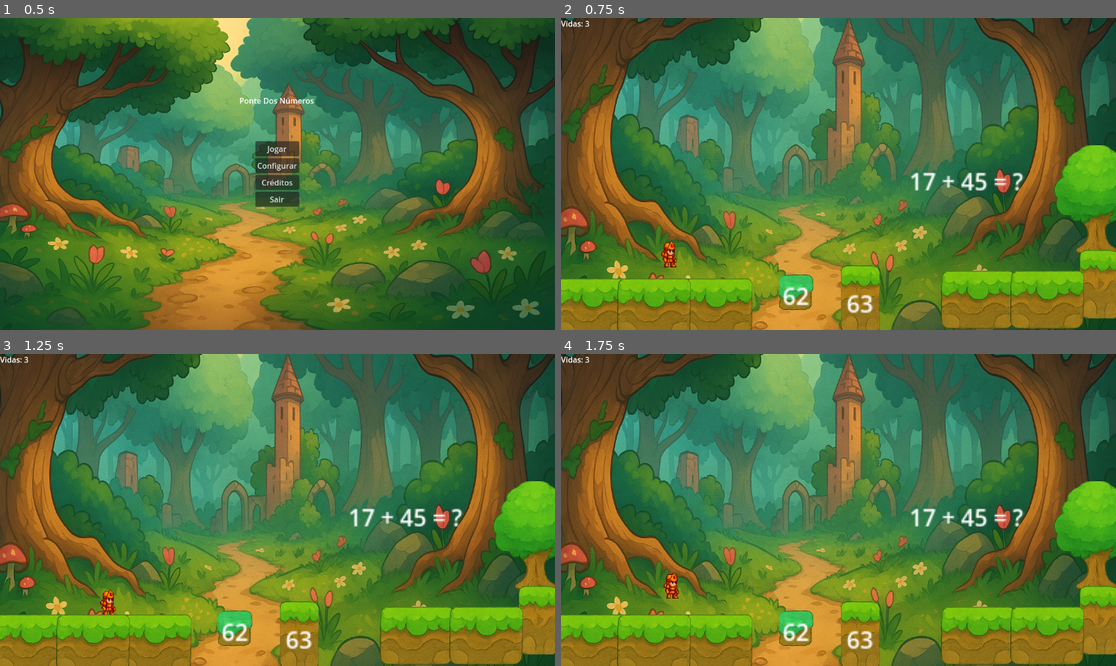
Above: before the commit, frames 1-4 (two rows, left to right).
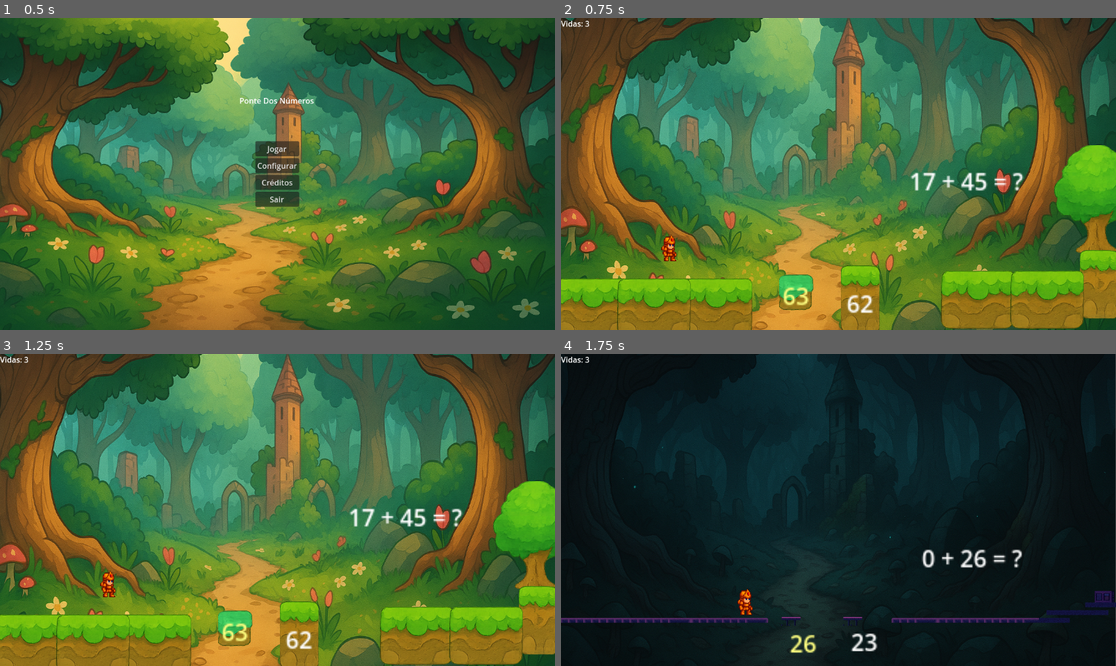
Above: after the commit, the same moments.

Repository: JoaooHolanda/ponte_dos_numeros
Game: Godot game, scene res://Cenas/mainMenu.tscn
Two runs of this game, one before a commit and one after it. Both use one fixed random seed, a clock stepped at 60 frames per second and the inputs below.
Inputs:
- Up to frame 1 (0.5 s): no input
- Up to frame 2 (0.75 s): click "Jogar" at 0.5 s
- Up to frame 3 (1.25 s): no input
- Up to frame 4 (1.75 s): tap Enter (selecionar) at 1.25 s; hold D (direita) from 1.28 s (still down); hold Enter (selecionar) from 1.28 s (still down); tap Up (jump) at 1.52 s

Frame 1 is identical in both runs. In frame 2, 0.4% of the frame differs, in the area x 18-57%, y 69-95%; in frame 3, 0.5%; in frame 4, 100%, in the area x 0-100%, y 0-100%.

Commit message:
adicionada navegação por teclado para seleção de respostas

Diff:
--- a/Cenas/fase_1.tscn
+++ b/Cenas/fase_1.tscn
@@ -63,6 +63,20 @@
 anchors_preset = -1
 anchor_right = 0.355
 anchor_bottom = 0.415
+offset_left = 460.0
+offset_top = 542.0
+offset_right = 464.8
+offset_bottom = 548.4
+scale = Vector2(3, 3)
+text = "25"
+horizontal_alignment = 1
+vertical_alignment = 1
+
+[node name="opcao2" type="Label" parent="centralLabels"]
+layout_mode = 1
+anchors_preset = -1
+anchor_right = 0.355
+anchor_bottom = 0.415
 offset_left = 593.0
 offset_top = 558.0
 offset_right = 598.8
@@ -72,20 +86,6 @@
 horizontal_alignment = 1
 vertical_alignment = 1
 
-[node name="opcao2" type="Label" parent="centralLabels"]
-layout_mode = 1
-anchors_preset = -1
-anchor_right = 0.355
-anchor_bottom = 0.415
-offset_left = 460.0
-offset_top = 542.0
-offset_right = 464.8
-offset_bottom = 548.4
-scale = Vector2(3, 3)
-text = "25"
-horizontal_alignment = 1
-vertical_alignment = 1
-
 [node name="vidas" type="Label" parent="centralLabels"]
 layout_mode = 0
 offset_right = 40.0
--- a/Cenas/fase_2.tscn
+++ b/Cenas/fase_2.tscn
@@ -343,6 +343,20 @@
 anchors_preset = -1
 anchor_right = 0.355
 anchor_bottom = 0.415
+offset_left = 454.0
+offset_top = 542.0
+offset_right = 473.0
+offset_bottom = 565.0
+scale = Vector2(3, 3)
+text = "25"
+horizontal_alignment = 1
+vertical_alignment = 1
+
+[node name="opcao2" type="Label" parent="centralLabels"]
+layout_mode = 1
+anchors_preset = -1
+anchor_right = 0.355
+anchor_bottom = 0.415
 offset_left = 581.0
 offset_top = 539.0
 offset_right = 600.0
@@ -352,20 +366,6 @@
 horizontal_alignment = 1
 vertical_alignment = 1
 
-[node name="opcao2" type="Label" parent="centralLabels"]
-layout_mode = 1
-anchors_preset = -1
-anchor_right = 0.355
-anchor_bottom = 0.415
-offset_left = 454.0
-offset_top = 542.0
-offset_right = 473.0
-offset_bottom = 565.0
-scale = Vector2(3, 3)
-text = "25"
-horizontal_alignment = 1
-vertical_alignment = 1
-
 [node name="vidas" type="Label" parent="centralLabels"]
 layout_mode = 0
 offset_right = 40.0
--- a/scripts/fase1.gd
+++ b/scripts/fase1.gd
@@ -11,12 +11,33 @@
 var resposta_certa = 0
 var tipo_operacao = "+"
 var vidas = 3
+var indice_selecionado = 0 # 0 = opcao1, 1 = opcao2
 
 func _ready():
 	gerar_equacao()
 	atualizar_vidas()
 
-# Gera equação aleatória de soma ou subtração sem resultado negativo
+func _process(delta):
+	atualizar_selecao()
+
+func _input(event):
+	if event.is_action_pressed("direita") or event.is_action_pressed("ui_right"):
+		indice_selecionado = min(indice_selecionado + 1, 1)
+	elif event.is_action_pressed("esquerda") or event.is_action_pressed("ui_left"):
+		indice_selecionado = max(indice_selecionado - 1, 0)
+	elif event.is_action_pressed("selecionar") and jogador.pode_escolher:
+		var opcao_escolhida = [label_opcao1, label_opcao2][indice_selecionado]
+		var valor = int(opcao_escolhida.text)
+		if valor == resposta_certa:
+			tocar_acerto()
+			print("Resposta correta:", valor)
+			get_tree().change_scene_to_file("res://Cenas/fase_2.tscn")
+		else:
+			tocar_erro()
+			vidas -= 1
+			atualizar_vidas()
+		jogador.pode_escolher = true
+
 func gerar_equacao():
 	var a = randi() % 50
 	var b = randi() % 50
@@ -26,7 +47,6 @@
 		resposta_certa = a + b
 	else:
 		tipo_operacao = "-"
-		# garante que a >= b para evitar resultado negativo
 		if a < b:
 			var temp = a
 			a = b
@@ -44,31 +64,13 @@
 
 	label_opcao1.text = str(valores[0])
 	label_opcao2.text = str(valores[1])
+	indice_selecionado = 0 # reinicia seleção
 
-# Verifica se o jogador escolheu a resposta certa
-func check_answer(posicao_jogador):
-	for opcao in [label_opcao1, label_opcao2]:
-		if opcao.get_global_rect().has_point(posicao_jogador):
-			var valor = int(opcao.text)
-			if valor == resposta_certa:
-				tocar_acerto()
-				jogador.position.x += 150
-				gerar_equacao()
-			else:
-				tocar_erro()
-				vidas -= 1
-				atualizar_vidas()
-				jogador.position.x -= 150
-			break
-	jogador.pode_escolher = true
-
-# Atualiza HUD de vidas
 func atualizar_vidas():
 	label_vidas.text = "Vidas: %d" % vidas
 	if vidas <= 0:
 		get_tree().reload_current_scene()
 
-# Sons
 func tocar_acerto():
 	som_acerto.play()
 
@@ -76,8 +78,7 @@
 	som_erro.play()
 
 func atualizar_selecao():
-	for opcao in [label_opcao1, label_opcao2]:
-		if opcao.get_global_rect().has_point(jogador.global_position):
-			opcao.self_modulate = Color(1, 1, 0.5) # amarelo claro
-		else:
-			opcao.self_modulate = Color(1, 1, 1) # branco
+	var opcoes = [label_opcao1, label_opcao2]
+	for i in range(opcoes.size()):
+		opcoes[i].self_modulate = Color(1, 1, 1) # branco
+	opcoes[indice_selecionado].self_modulate = Color(1, 1, 0.5) # amarelo claro
--- a/scripts/jogador.gd
+++ b/scripts/jogador.gd
@@ -6,7 +6,7 @@
 @export var run_speed_damping = 0.5
 @export var speed = 100.0
 @export var jump_velocity = -350
-@export var gravity = 800.0 # força da gravidade
+@export var gravity = 800.0
 
 func _physics_process(delta):
 	var direcao = Vector2.ZERO
@@ -32,14 +32,3 @@
 	# Gravidade
 	if not is_on_floor():
 		velocity.y += gravity * delta
-
-	# Aplica movimento
-	move_and_slide()
-
-
-
-
-func _input(event):
-	if event.is_action_pressed("selecionar") and pode_escolher:
-		get_parent().check_answer(global_position)
-		pode_escolher = false
